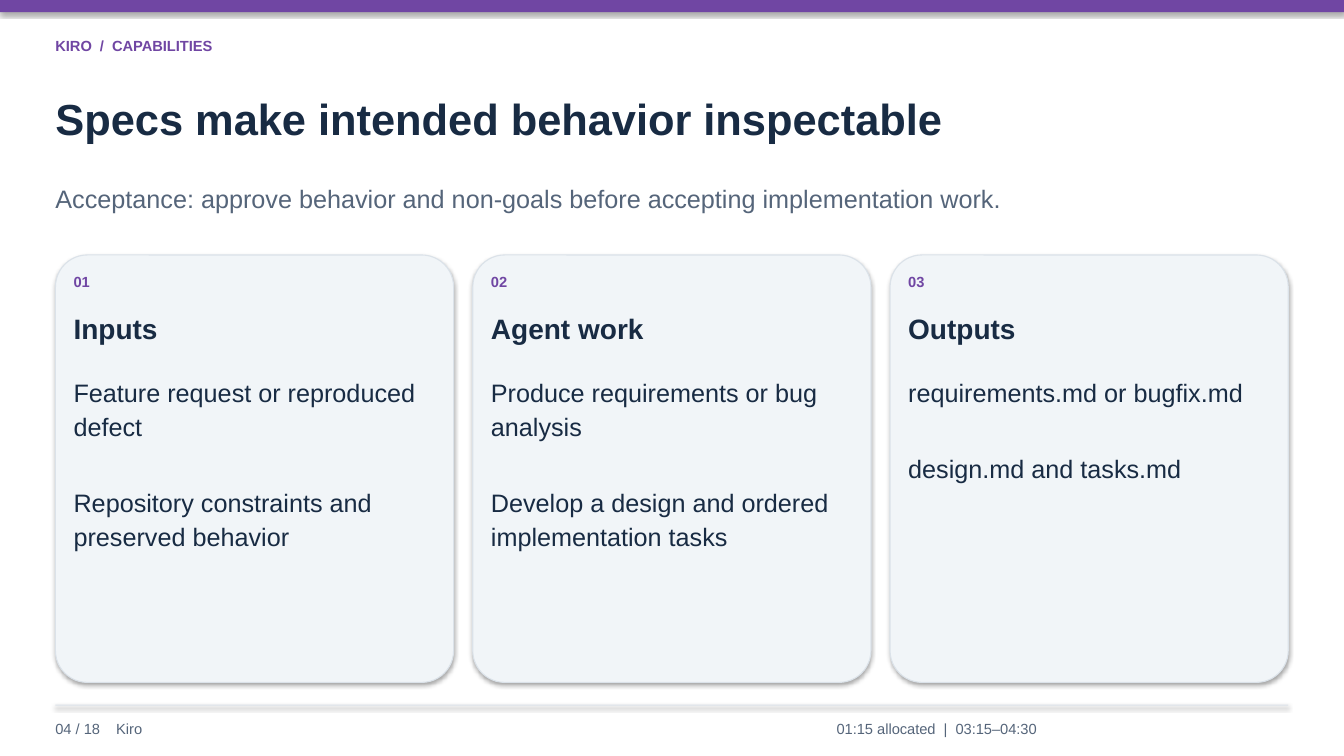
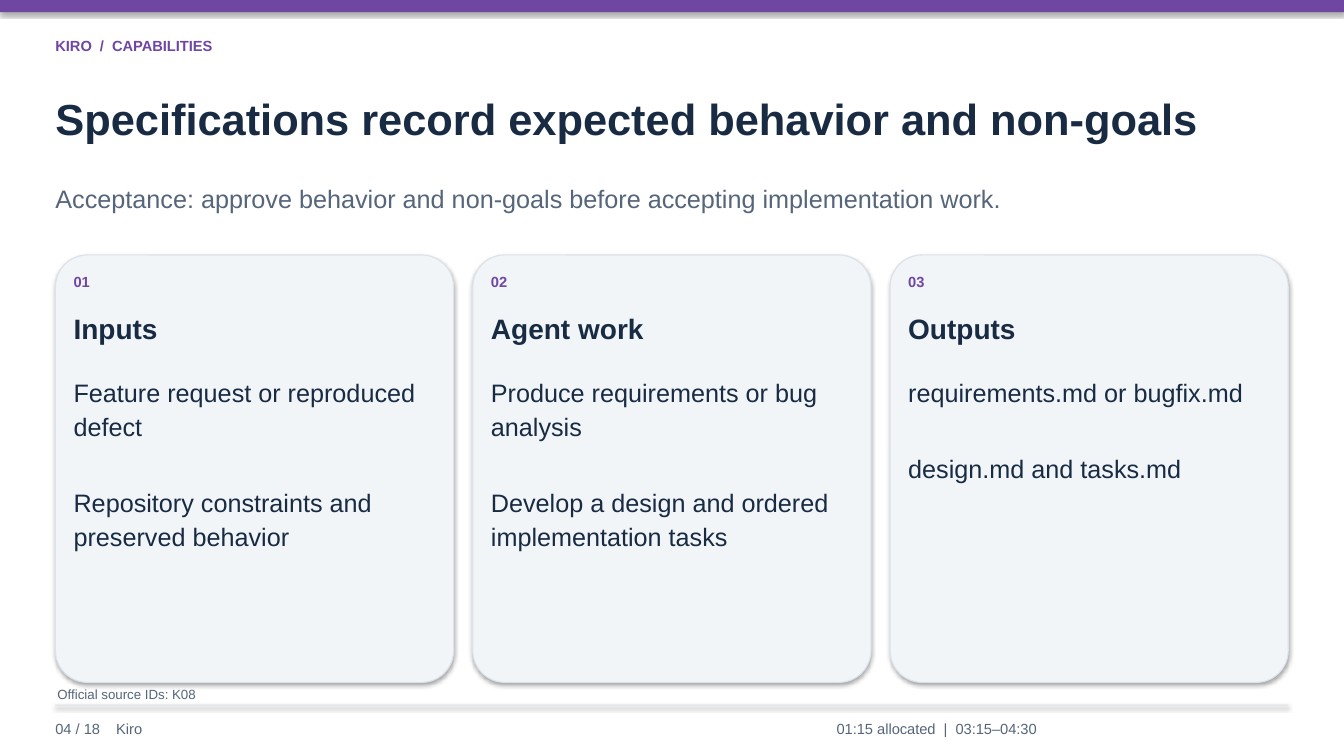
Before and after one commit to lyrel-dev/frontier-agents, a slide deck: slide 4 of presentations/kiro-presentation.pptx. Drawn at 1344x756 pixels with LibreOffice and Linux fonts; fonts in the diff are those of the drawing. Boxes give left, top, right and bottom in pixels: in the first picture for what was removed or moved away, otherwise in the second. Text is boxed around its words. In the diff, an @@ line names an element or a change of style, - is before the commit and + after.

```diff
--- a/presentations/kiro-presentation.pptx
+++ b/presentations/kiro-presentation.pptx
@@ text at (55,103,1197,143): text changed @@
-Specs make intended behavior inspectable
+Specifications record expected behavior and non-goals
@@ text added at (57,689,196,699), 9.5 pt, text #55657A @@
+Official source IDs: K08
```
Also in this commit, not shown: 17 other slides changed, 21 slides added.
